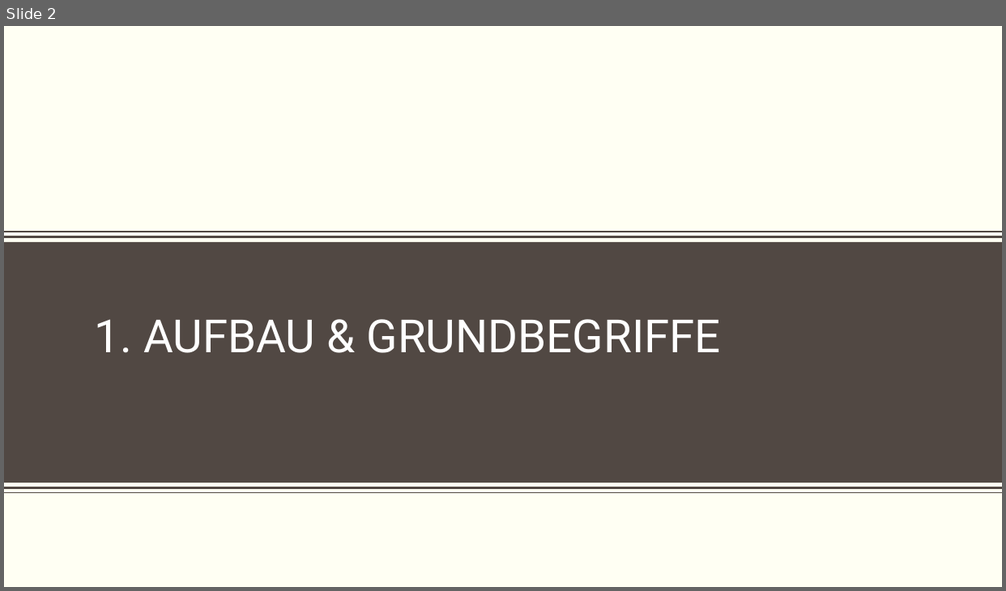
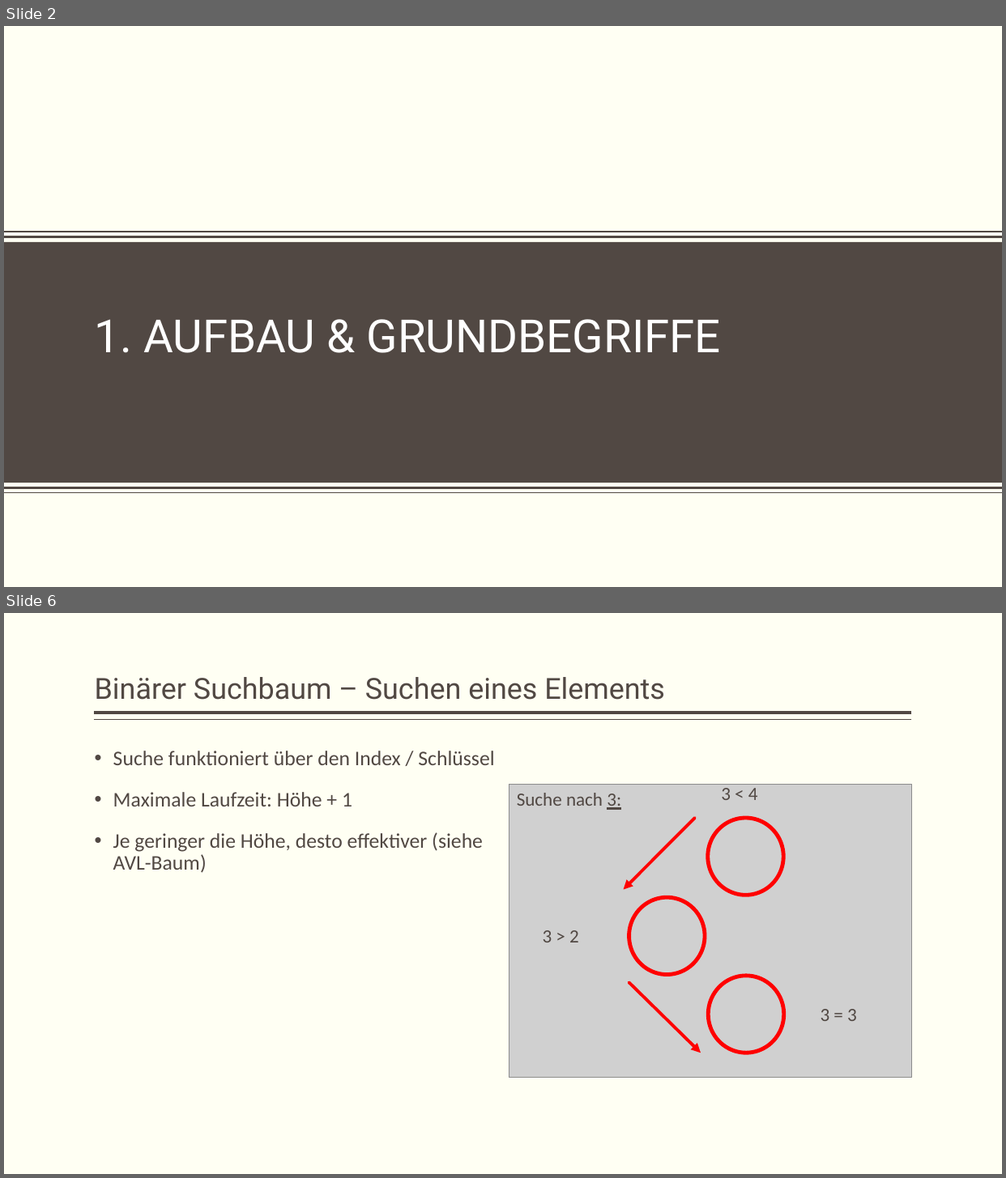
Before and after one commit to Bennet303/BinarySearchTree, a slide deck: Präsentation/BinäreSuchbäume.pptx. Shown one above the other, each under a label of ours: slide 2 before the commit, slides 2 and 6 after it; the slides between them are not shown. The pictures are 1006x591 and 1006x1178 pixels, drawn with LibreOffice and Linux fonts; fonts in the diff are those of the drawing; grey boxes stand for pictures; background and template pictures are left out. Boxes give left, top, right and bottom in pixels: in the first picture for what was removed or moved away, otherwise in the second. Text is boxed around its words. In the diff, an @@ line names an element or a change of style, - is before the commit and + after.

```diff
--- a/Präsentation/BinäreSuchbäume.pptx
+++ b/Präsentation/BinäreSuchbäume.pptx
@@ slide 6 added at (4,613,1002,1174), background #FFFFF3 @@
@@ title added at (95,677,665,700), 28 pt, text #514843 @@
+Binärer Suchbaum – Suchen eines Elements
@@ line added from (912, 713) to (95, 713), #514843 3 pt @@
@@ line added from (912, 720) to (95, 720), #514843 1 pt @@
@@ text added at (113,751,494,873), 20 pt, text #514843 @@
+• Suche funktioniert über den Index / Schlüssel
+• Maximale Laufzeit: Höhe + 1
+• Je geringer die Höhe, desto effektiver (siehe AVL-Baum)
@@ picture added at (509,785,912,1078) @@
@@ text added at (517,793,621,810), 18 pt, text #514843 @@
+Suche nach 3:
@@ text added at (721,784,758,800), 18 pt, text #514843 @@
+3 < 4
@@ arrow added from (695, 818) to (624, 890), #FF0000 3 pt @@
@@ ellipse added at (708,818,783,895), outline #FF0000 3.78 pt @@
@@ ellipse added at (629,897,705,974), outline #FF0000 3.78 pt @@
@@ text added at (543,931,579,943), 18 pt, text #514843 @@
+3 > 2
@@ ellipse added at (709,976,784,1053), outline #FF0000 3.78 pt @@
@@ arrow added from (629, 983) to (701, 1053), #FF0000 3 pt @@
@@ text added at (820,1009,857,1021), 18 pt, text #514843 @@
+3 = 3
```
Also in this commit, not shown: 2 slides changed, 8 other slides added.
